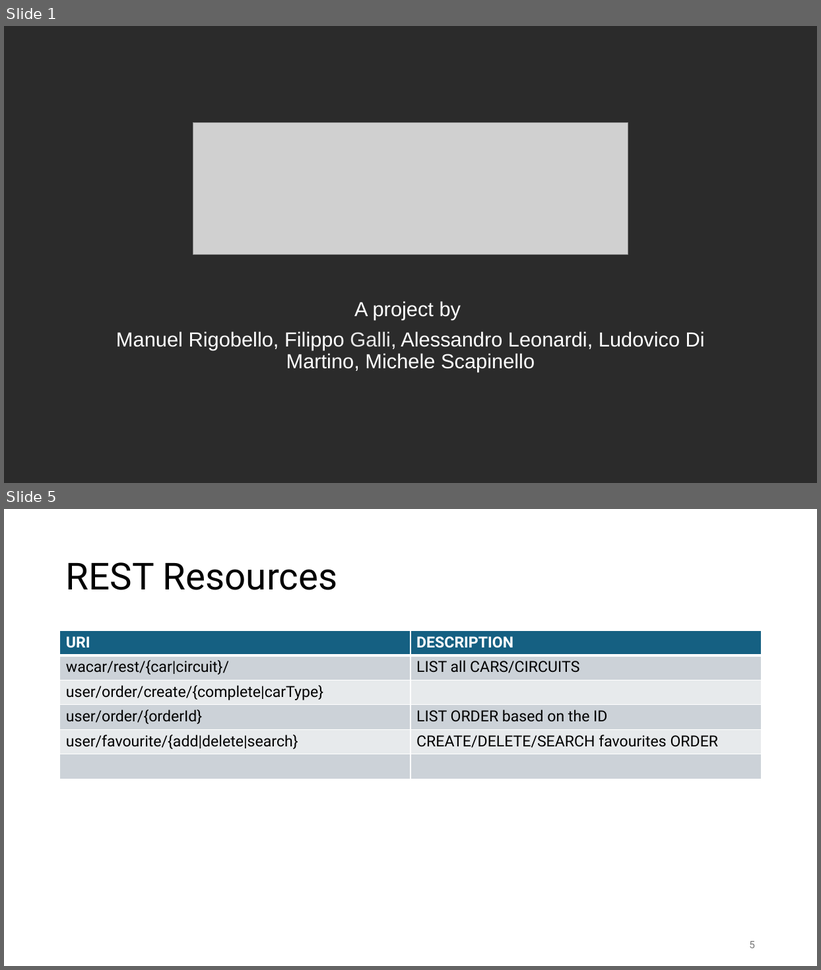
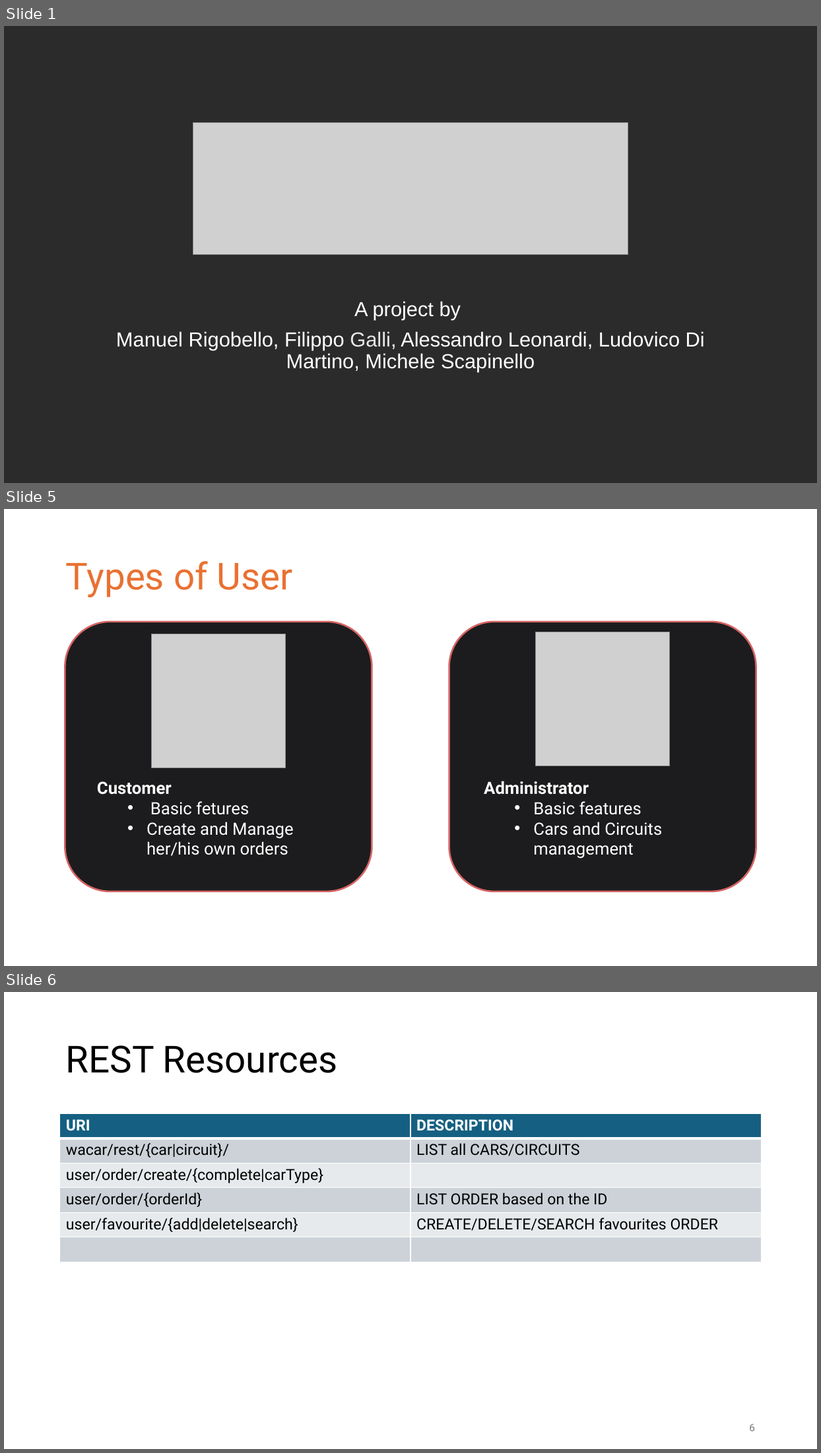
Before and after one commit to ludovicodimartino/webApplicationUniProject, a slide deck: WaCar.pptx. Shown one above the other, each under a label of ours: slides 1 and 5 before the commit, slides 1, 5 and 6 after it; the slides between them are not shown. The pictures are 821x970 and 821x1453 pixels, drawn with LibreOffice and Linux fonts; fonts in the diff are those of the drawing; grey boxes stand for pictures; background and template pictures are left out; a plain dark background stands for a picture behind light text. Boxes give left, top, right and bottom in pixels: in the first picture for what was removed or moved away, otherwise in the second. Text is boxed around its words. In the diff, an @@ line names an element or a change of style, - is before the commit and + after.

```diff
--- a/WaCar.pptx
+++ b/WaCar.pptx
@@ slide 5 added at [4, 509, 817, 966], background #FFFFFF @@
@@ title added at [66, 561, 293, 597], 44 pt, text #E97132 @@
+Types of User
@@ rounded rectangle added at [65, 622, 372, 892], fill #1C1C1E, outline #D76464 2 pt @@
@@ rounded rectangle added at [450, 622, 756, 892], fill #1C1C1E, outline #D76464 2 pt @@
@@ picture added at [151, 634, 285, 768] @@
@@ picture added at [536, 632, 670, 766] @@
@@ text added at [97, 782, 294, 856], 20 pt, text #FFFFFF @@
+Customer
+  • Basic fetures
+  • Create and Manage her/his own orders
@@ text added at [484, 781, 662, 859], 20 pt, text #FFFFFF @@
+Administrator
+  • Basic features
+  • Cars and Circuits management
@@ what was slide 5 is now slide 6 @@
```
Also in this commit, not shown: 6 slides changed.
